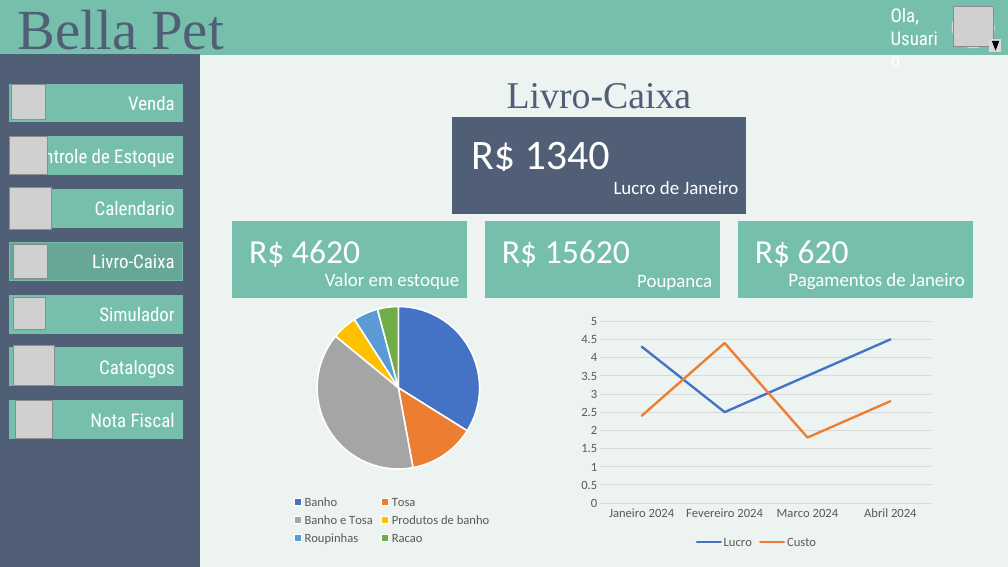
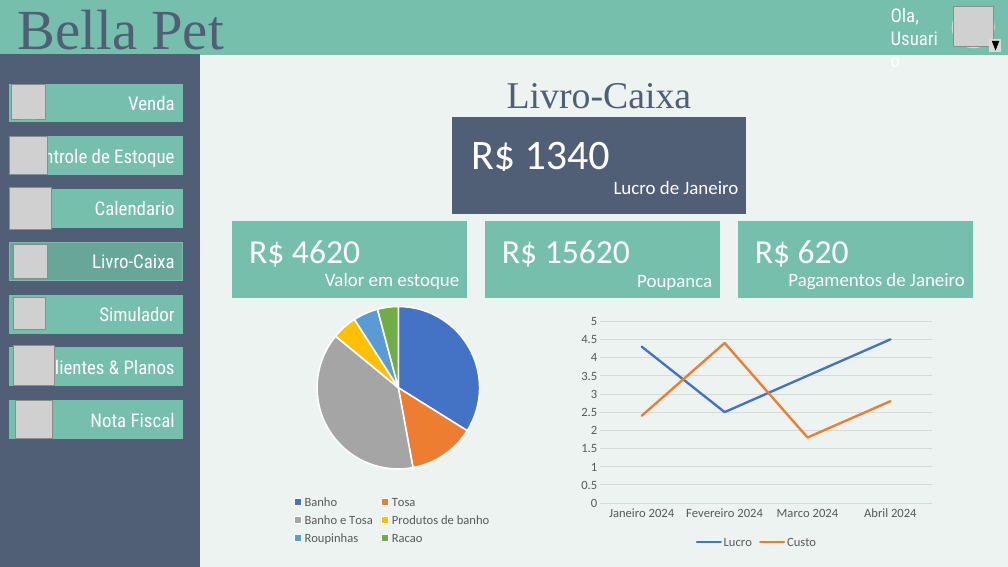
Before and after one commit to GustavoSantiago113/Administration-Help-Tool, a slide deck: slide 12 of Design.pptx (slide 11 before the commit). Drawn at 1008x567 pixels with LibreOffice and Linux fonts; fonts in the diff are those of the drawing; grey boxes stand for pictures. Boxes give left, top, right and bottom in pixels: in the first picture for what was removed or moved away, otherwise in the second. Text is boxed around its words. In the diff, an @@ line names an element or a change of style, - is before the commit and + after.

```diff
--- a/Design.pptx
+++ b/Design.pptx
@@ text in rectangle at (44,357,175,380): text changed @@
-Catalogos
+Clientes & Planos
```
Also in this commit, not shown: 4 other slides changed, 10 slides added, 7 other files.
